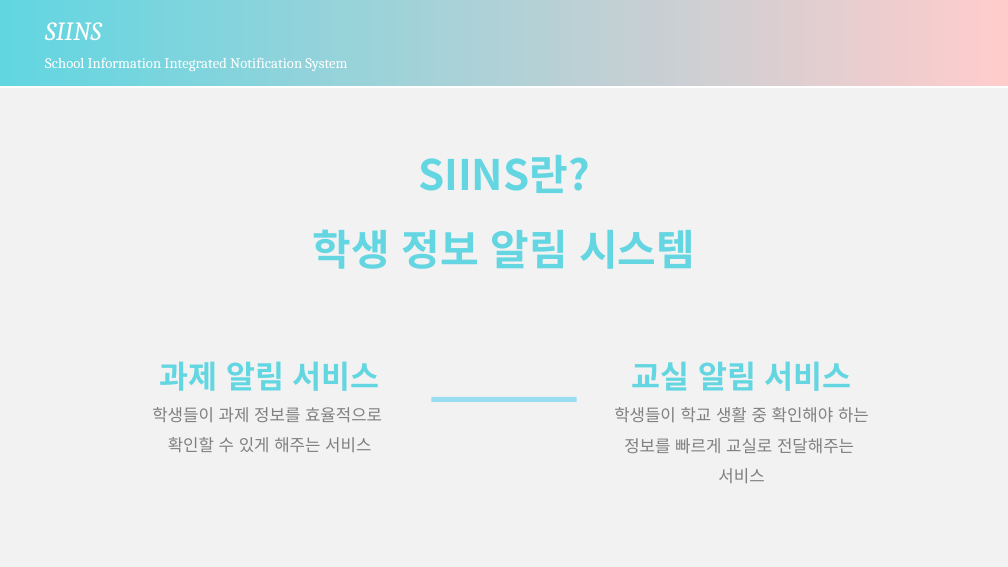
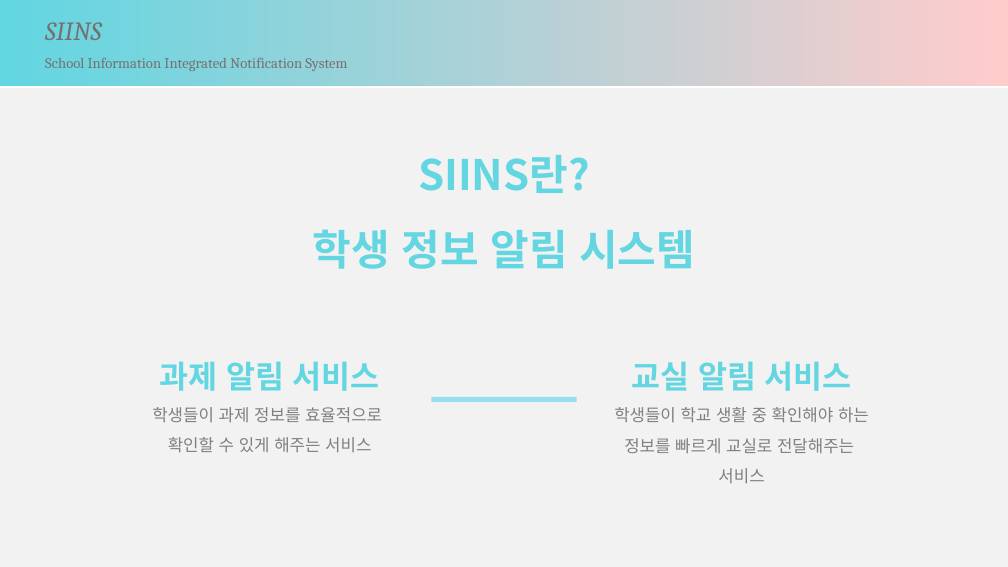
Before and after one commit to dongcheolpark/SIINS, a slide deck: slide 2 of ppt/인창컴퓨터동아리.pptx. Drawn at 1008x567 pixels with LibreOffice and Linux fonts; fonts in the diff are those of the drawing. Boxes give left, top, right and bottom in pixels: in the first picture for what was removed or moved away, otherwise in the second. Text is boxed around its words. In the diff, an @@ line names an element or a change of style, - is before the commit and + after.

```diff
--- a/ppt/인창컴퓨터동아리.pptx
+++ b/ppt/인창컴퓨터동아리.pptx
@@ rectangle "SIINS" at [0,0,1008,85]: text colour #FFFFFF to #767171 @@
```
Also in this commit, not shown: 7 other slides changed, 1 other file.
